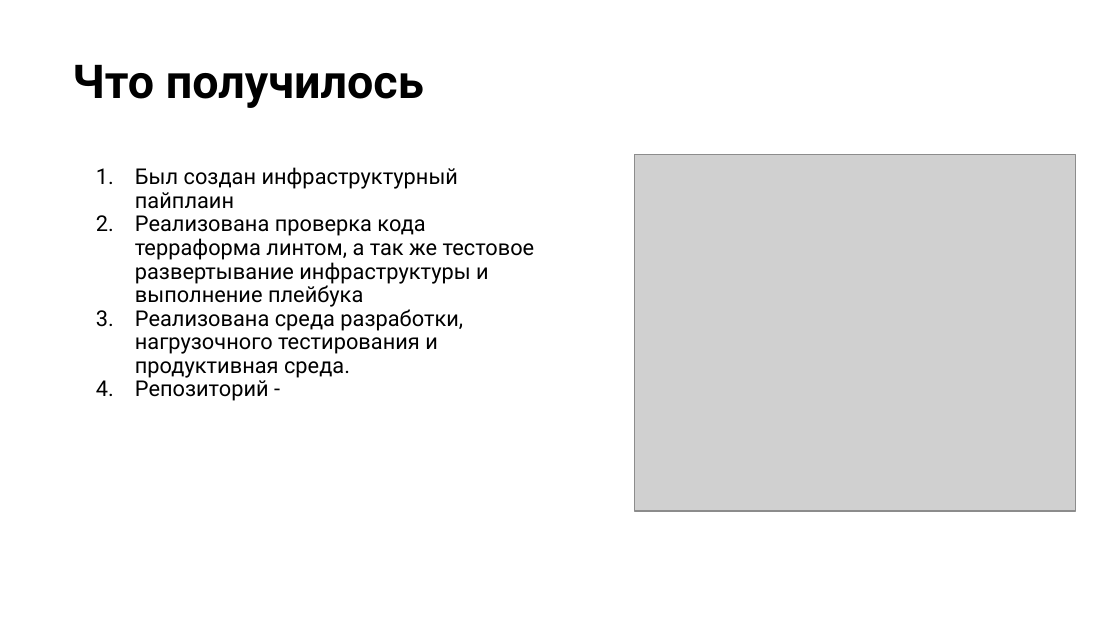
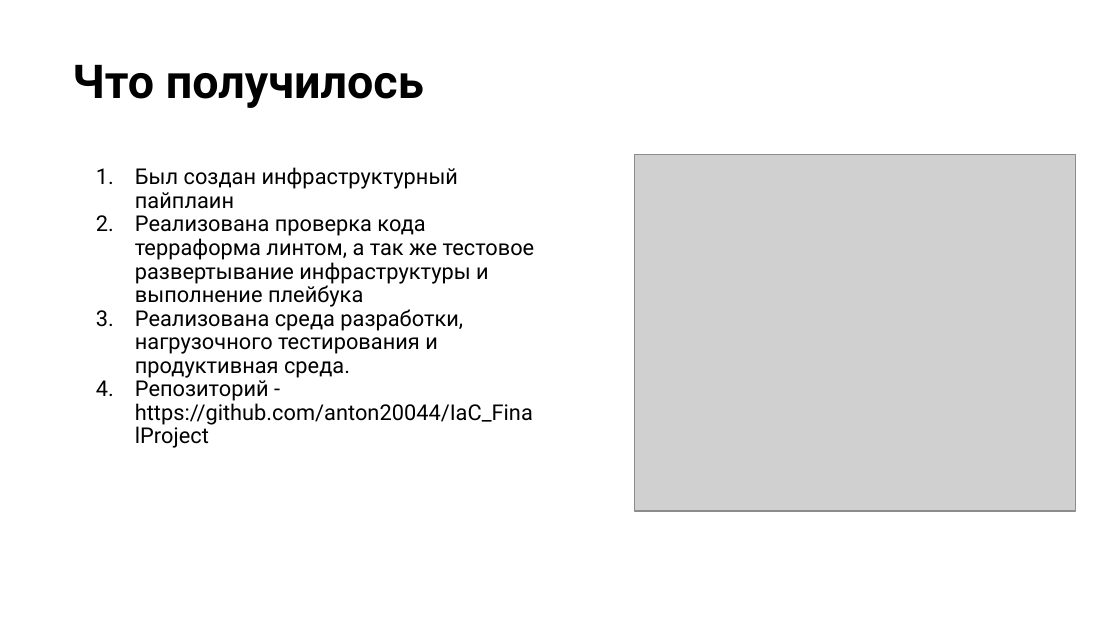
Before and after one commit to anton20044/IaC_FinalProject, a slide deck: slide 8 of Презентация.pptx. Drawn at 1120x630 pixels with LibreOffice and Linux fonts; fonts in the diff are those of the drawing; grey boxes stand for pictures; background and template pictures are left out. Boxes give left, top, right and bottom in pixels: in the first picture for what was removed or moved away, otherwise in the second. Text is boxed around its words. In the diff, an @@ line names an element or a change of style, - is before the commit and + after.

```diff
--- a/Презентация.pptx
+++ b/Презентация.pptx
@@ text at [135,376,533,425]: text changed @@
-4. Репозиторий -
+4. Репозиторий - https://github.com/anton20044/IaC_FinalProject
```
Also in this commit, not shown: 1 other slide changed, 2 other files.
